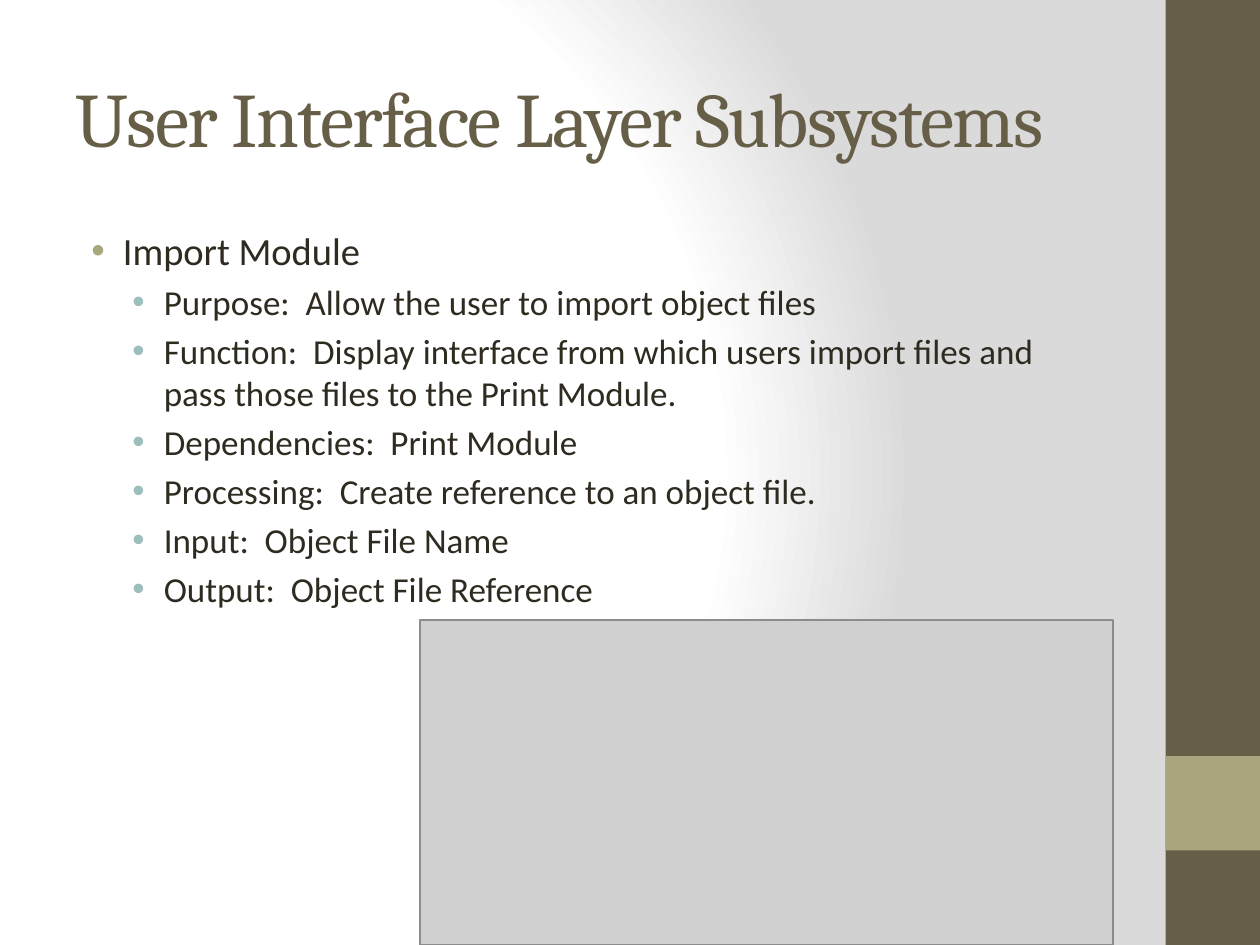
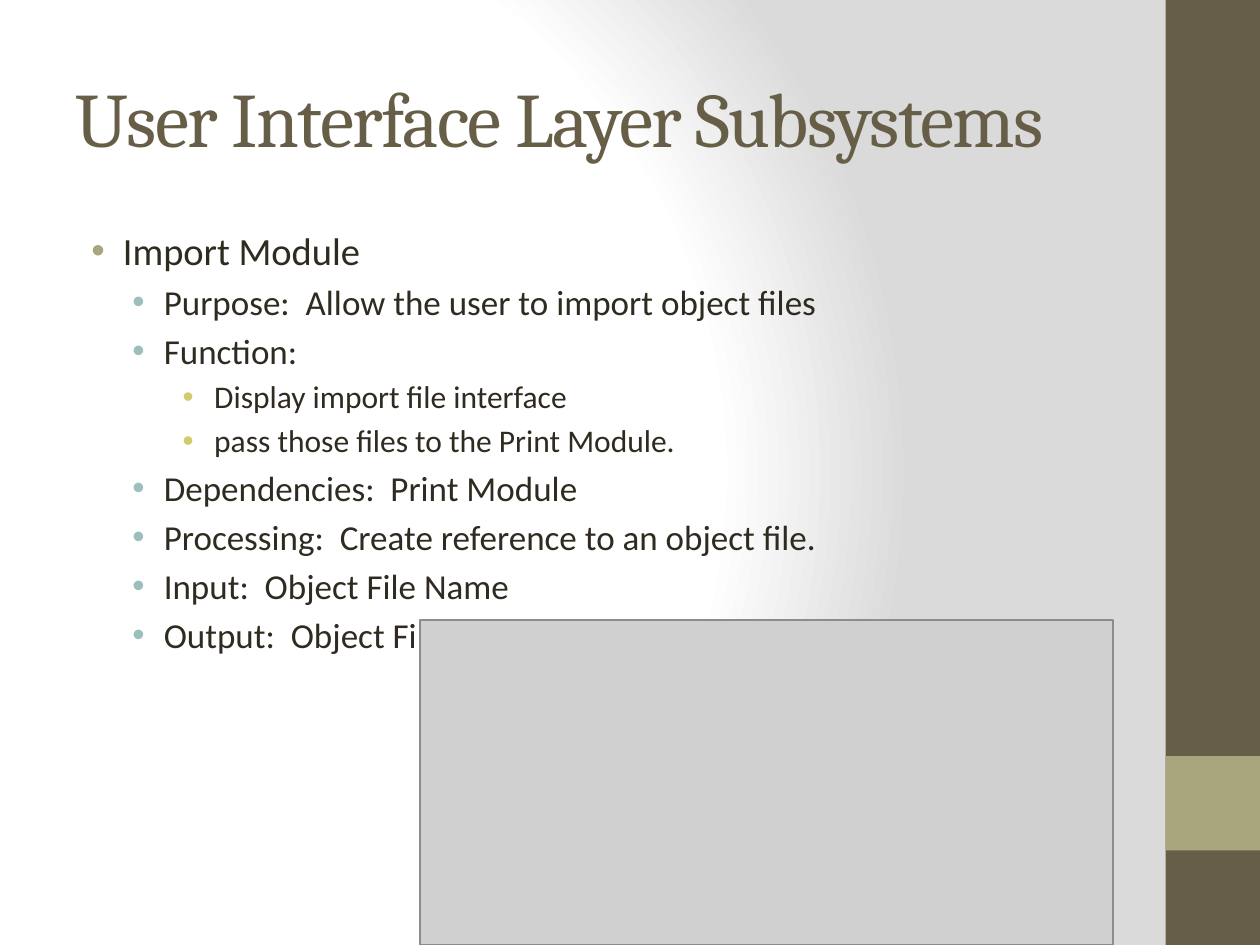
Before and after one commit to qpHalcy0n/SRDesign, a slide deck: slide 16 of ADS Gate Review/Team Ink3d ADS.pptx. Drawn at 1260x945 pixels with LibreOffice and Linux fonts; fonts in the diff are those of the drawing; grey boxes stand for pictures. Boxes give left, top, right and bottom in pixels: in the first picture for what was removed or moved away, otherwise in the second. Text is boxed around its words. In the diff, an @@ line names an element or a change of style, - is before the commit and + after.

```diff
--- a/ADS Gate Review/Team Ink3d ADS.pptx
+++ b/ADS Gate Review/Team Ink3d ADS.pptx
@@ text at [164, 340, 674, 457]: text changed; size 20 to 18 pt @@
-  • Function: Display interface from which users import files and pass those files to the Print Module.
+  • Function:
+    • Display import file interface
+    • pass those files to the Print Module.
```
Also in this commit, not shown: 9 other slides changed, 1 slide added.
